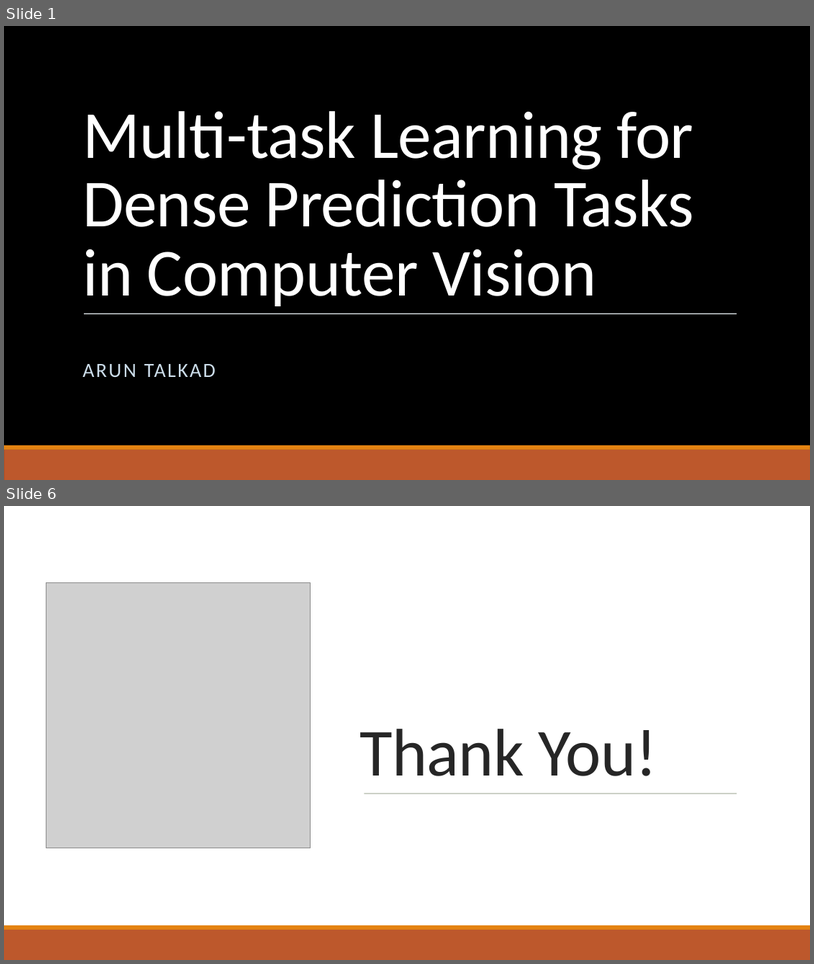
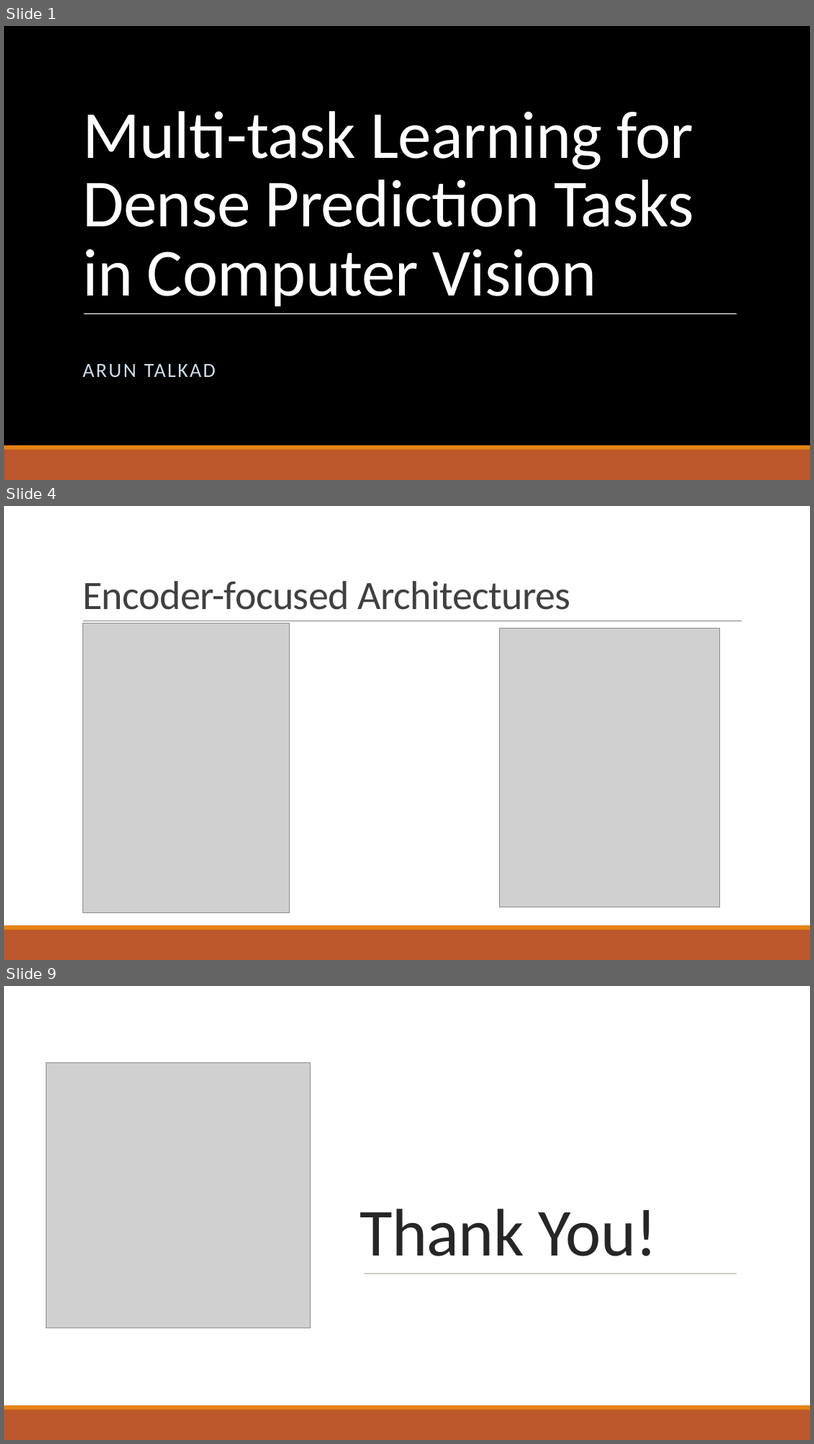
Before and after one commit to arunt-sjsu/advanced_deep_learning, a slide deck: short_story_assignment/MLT for Dense Predictions.pptx. Shown one above the other, each under a label of ours: slides 1 and 6 before the commit, slides 1, 4 and 9 after it; the slides between them are not shown. The pictures are 814x964 and 814x1444 pixels, drawn with LibreOffice and Linux fonts; fonts in the diff are those of the drawing; grey boxes stand for pictures; background and template pictures are left out. Boxes give left, top, right and bottom in pixels: in the first picture for what was removed or moved away, otherwise in the second. Text is boxed around its words. In the diff, an @@ line names an element or a change of style, - is before the commit and + after.

```diff
--- a/short_story_assignment/MLT for Dense Predictions.pptx
+++ b/short_story_assignment/MLT for Dense Predictions.pptx
@@ slide 4 added at [4, 506, 810, 960], background #FFFFFF; not listed: 2 template elements that a slide beside it also shows @@
@@ title added at [82, 581, 571, 610], 48 pt, text #404040 @@
+Encoder-focused Architectures
@@ picture added at [82, 623, 289, 912] @@
@@ line added from (83, 621) to (743, 621), #808080 0.5 pt @@
@@ picture added at [499, 628, 720, 906] @@
@@ what was slide 6 is now slide 9 @@
```
Also in this commit, not shown: 7 other slides added, 4 slides removed.
